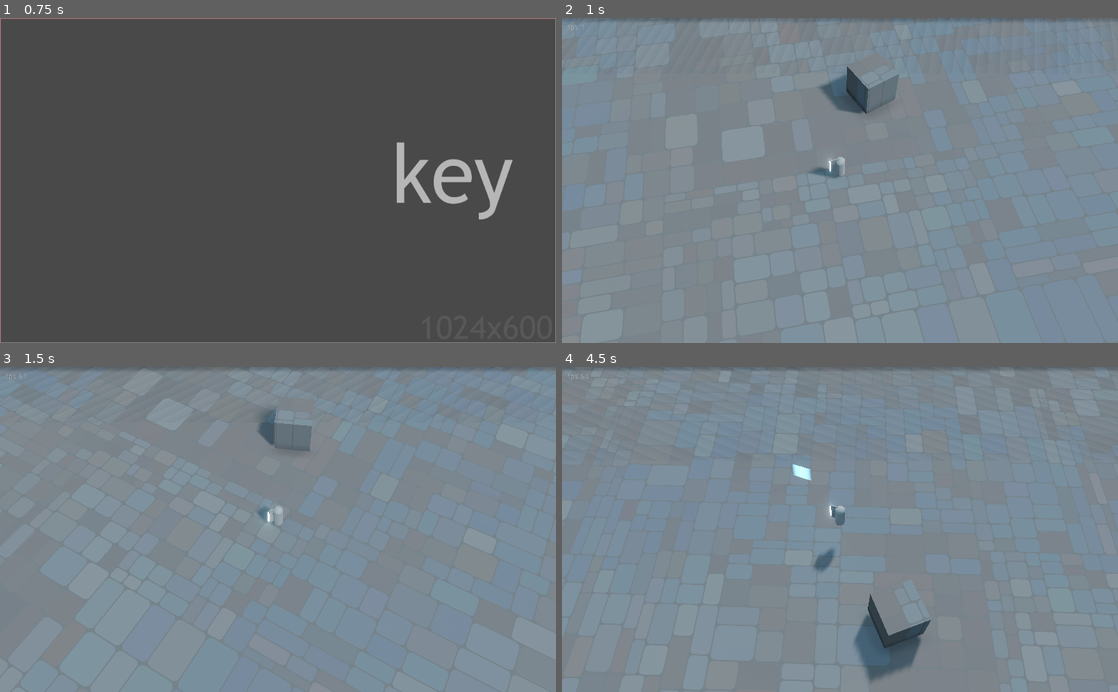
Above: before the commit, frames 1-4 (two rows, left to right).
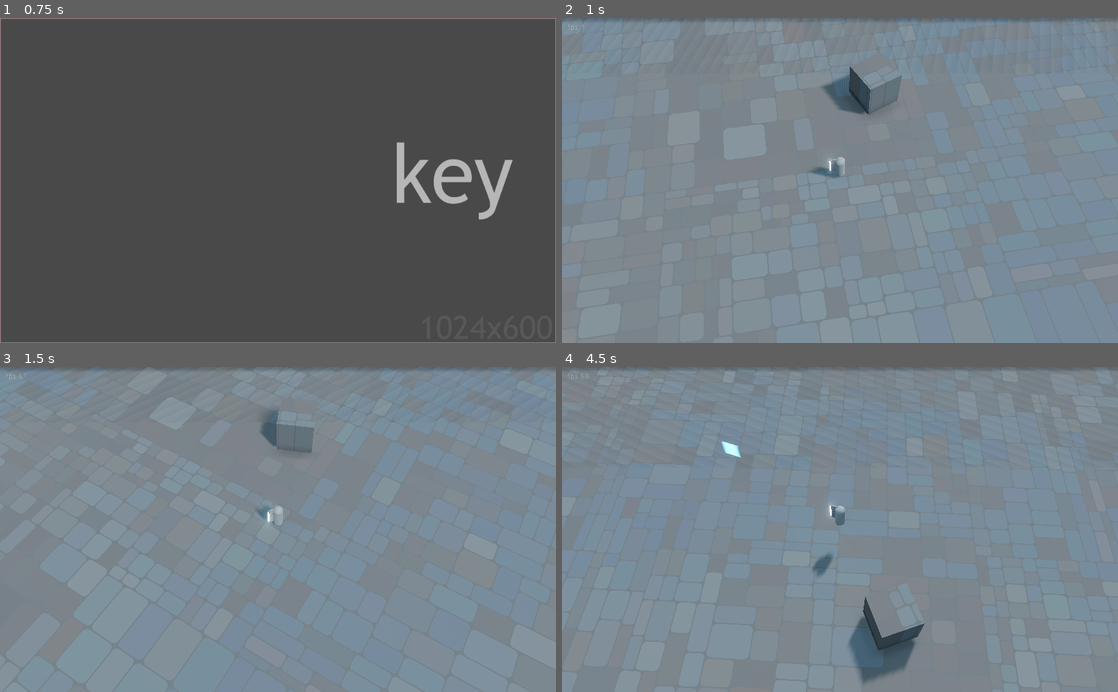
Above: after the commit, the same moments.

Repository: ioxu/key
Game: Godot game, scene res://scenes/splash.tscn
Same seed, same stepped clock (60 frames per second), same inputs: the game is played once before the commit and once after it.
Inputs (mouse positions are in pixels of both pictures, inside the frame that each line leads up to):
- Up to frame 1 (0.75 s): tap Enter at 0.5 s; move the mouse to (400, 164) at 0.52 s; hold D (move_right) from 0.53 s (still down); hold Left (camera_rotate_left) from 0.53 s (still down); click (400, 164) at 0.67 s
- Up to frame 2 (1 s): keep holding D (move_right); keep holding Left (camera_rotate_left); tap Space (jump) at 0.77 s
- Up to frame 3 (1.5 s): move the mouse to (166, 545) at 1.27 s; release D (move_right) at 1.28 s; release Left (camera_rotate_left) at 1.28 s; hold S (move_down) from 1.28 s (still down); tap Right (camera_rotate_right) at 1.35 s
- Up to frame 4 (4.5 s): tap Space (jump) at 1.52, 3.02, 3.77 s; move the mouse to (895, 458) at 2.02 s; release S (move_down) at 2.03 s; hold D (move_right) 2.03-2.78 s; click (895, 458) at 2.1 s; move the mouse to (812, 594) at 2.77 s; hold W (move_up) 2.78-3.53 s; tap Left (camera_rotate_left) at 2.85 s; click (812, 594) at 2.92 s; move the mouse to (1006, 578) at 3.52 s; hold Right (camera_rotate_right) 3.53-4.28 s; hold A (move_left) from 3.53 s (still down); move the mouse to (673, 480) at 4.27 s; click (673, 480) at 4.35 s

Frame 1 is identical in both runs. In frame 2, 0.2% of the frame differs, in the area x 1-62%, y 5-48%; in frame 3, 0.1%; in frame 4, 1.0%, in the area x 28-74%, y 5-98%.

Commit message:
rigidbody bullets, changed pule_shard to use inheritance properly

Diff:
--- a/data/weapons/pulse_shard/pulse_shader_bullet.shader
+++ b/data/weapons/pulse_shard/pulse_shader_bullet.shader
@@ -1,5 +1,5 @@
 shader_type spatial;
-render_mode blend_mix,depth_draw_opaque,cull_back,diffuse_burley,specular_schlick_ggx;
+render_mode blend_mix,depth_draw_opaque,diffuse_burley,specular_schlick_ggx,cull_back;
 uniform vec4 albedo : hint_color;
 uniform sampler2D texture_albedo : hint_albedo;
 uniform float specular;
--- a/data/weapons/pulse_shard/core.gd
+++ b/data/weapons/pulse_shard/pulse_shard.gd
@@ -1,6 +1,7 @@
-extends Node2D
+extends "res://data/weapons/weapon.gd"
 
-var activated : bool = false setget set_activated, get_activated
+
+#var activated : bool = false setget set_activated, get_activated
 var base_magazine_size := 800
 var magazine_count : = base_magazine_size
 var base_reload_speed := 0.2
@@ -9,11 +10,12 @@
 var firing_timer := Timer.new()
 var can_fire := false
 
-onready var anim_player = get_node("../AnimationPlayer")
-onready var muzzle_flash : MeshInstance = get_node("../geometry_hook/muzzle_flash")
-onready var muzzle_flash_light : OmniLight = get_node("../geometry_hook/muzzle_flash_light")
+onready var anim_player = $AnimationPlayer #get_node("../AnimationPlayer")
+onready var muzzle_flash : MeshInstance = $geometry_hook/muzzle_flash #get_node("../geometry_hook/muzzle_flash")
+onready var muzzle_flash_light : OmniLight = $geometry_hook/muzzle_flash_light #get_node("../geometry_hook/muzzle_flash_light")
 const bullet_scene = preload("res://data/weapons/pulse_shard/pulse_shard_bullet.tscn")
-onready var bullet_spawner = get_node("../bullet_spawner")
+onready var bullet_spawner = $bullet_spawner #get_node("../bullet_spawner")
+
 
 func _ready():
 	print(" - init weapon.pulse_shard")
--- a/data/weapons/pulse_shard/pulse_shard.tscn
+++ b/data/weapons/pulse_shard/pulse_shard.tscn
@@ -1,7 +1,7 @@
 [gd_scene load_steps=9 format=2]
 
 [ext_resource path="res://data/weapons/weapon.tscn" type="PackedScene" id=1]
-[ext_resource path="res://data/weapons/pulse_shard/core.gd" type="Script" id=2]
+[ext_resource path="res://data/weapons/pulse_shard/pulse_shard.gd" type="Script" id=2]
 [ext_resource path="res://data/weapons/pulse_shard/pulse_shard_bullet.tscn" type="PackedScene" id=3]
 
 [sub_resource type="SpatialMaterial" id=1]
@@ -127,18 +127,15 @@
 }
 
 [node name="pulse_shard" instance=ExtResource( 1 )]
-base_damage = 110.0
-
-[node name="core" parent="." index="0"]
 script = ExtResource( 2 )
 
-[node name="bullet_spawner" type="Spatial" parent="." index="1"]
+[node name="bullet_spawner" type="Spatial" parent="." index="0"]
 transform = Transform( 1, 0, 0, 0, 1, 0, 0, 0, 1, 0, -0.444842, 0.0947556 )
 
 [node name="pulse_shard_bullet" parent="bullet_spawner" index="0" instance=ExtResource( 3 )]
 visible = false
 
-[node name="geometry_hook" type="Spatial" parent="." index="2"]
+[node name="geometry_hook" type="Spatial" parent="." index="1"]
 
 [node name="geometry" type="MeshInstance" parent="geometry_hook" index="0"]
 transform = Transform( 1, 0, 0, 0, 1, 0, 0, 0, 1, 0, -0.444842, 0.046 )
@@ -161,7 +158,6 @@
 shadow_reverse_cull_face = true
 omni_attenuation = 2.2
 
-[node name="AnimationPlayer" type="AnimationPlayer" parent="." index="3"]
+[node name="AnimationPlayer" type="AnimationPlayer" parent="." index="2"]
 playback_speed = 6.5
 anims/muzzle_flash = SubResource( 5 )
-[connection signal="animation_finished" from="AnimationPlayer" to="core" method="_on_AnimationPlayer_animation_finished"]
--- a/data/weapons/pulse_shard/pulse_shard_bullet.gd
+++ b/data/weapons/pulse_shard/pulse_shard_bullet.gd
@@ -1,16 +1,11 @@
 extends RigidBody
 
-export(float) var projectile_speed =  4.0
+export(float) var projectile_speed =  65.0
 var hit_something = false
 
 func _ready():
 	$Area.connect("body_entered", self, "collided")
 	$free_timer.start()
-
-
-#func _process(dt):
-#	if not hit_something:
-#		translate_object_local(Vector3(0.0, 0.0, projectile_speed * dt))
 
 
 func _physics_process(delta):
@@ -22,12 +17,8 @@
 
 
 func start():
-	#self.apply_impulse(self.transform.origin - Vector3(0.0, 0.0, -3), self.global_transform.basis.z * -20)
-	#self.apply_impulse(self.transform.origin - Vector3(0.0, 0.0, -3), to_global(self.global_transform.basis.z * -40))
-	#self.apply_impulse(self.transform.origin - Vector3(0.0, 0.0, -3), Vector3(0.0, 0.0, 1.0)*30.0)
-	#self.apply_impulse(self.transform.origin - Vector3(0.0, 0.0, -3), self.global_transform.basis.z * 20)
-	#self.apply_impulse(Vector3(0.0, 0.0, -3), self.global_transform.basis.z * 2)
-	self.apply_central_impulse( self.global_transform.basis.z * 30 )
+	self.apply_central_impulse( self.global_transform.basis.z * projectile_speed )
+
 
 func collided(body):
 	if hit_something == false:
--- a/data/weapons/pulse_shard/pulse_shard_bullet.tscn
+++ b/data/weapons/pulse_shard/pulse_shard_bullet.tscn
@@ -33,7 +33,6 @@
 gravity_scale = 0.0
 continuous_cd = true
 script = ExtResource( 1 )
-projectile_speed = 65.0
 
 [node name="CollisionShape" type="CollisionShape" parent="."]
 transform = Transform( 1, 0, 0, 0, 1, 0, 0, 0, 1, 0, 0, -0.00545633 )
@@ -41,7 +40,6 @@
 
 [node name="MeshInstance" type="MeshInstance" parent="."]
 transform = Transform( 1, 0, 0, 0, 1, 0, 0, 0, 1, 0, 0, 0.00343615 )
-cast_shadow = 0
 mesh = SubResource( 3 )
 material/0 = null
 
--- a/data/weapons/weapon.gd
+++ b/data/weapons/weapon.gd
@@ -8,13 +8,8 @@
 export var activated : bool = false setget set_activated, get_activated
 
 
-func _ready():
-	if $core.has_method("init"):
-		$core.init()
-
 func set_activated(new_value: bool) -> void:
 	activated = new_value
-	$core.activated = new_value
 
 
 func get_activated() -> bool:
--- a/data/weapons/weapon.tscn
+++ b/data/weapons/weapon.tscn
@@ -7,8 +7,3 @@
 __meta__ = {
 "_editor_description_": "base weapon class"
 }
-
-[node name="core" type="Node2D" parent="."]
-__meta__ = {
-"_editor_description_": "attach wepon script here"
-}
--- a/project.godot
+++ b/project.godot
@@ -118,6 +118,10 @@
 3d_physics/layer_4="player_offense"
 3d_physics/layer_5="enemy_offense"
 
+[physics]
+
+common/physics_fps=120
+
 [rendering]
 
 quality/directional_shadow/size=8192
--- a/scenes/player/Controller.gd
+++ b/scenes/player/Controller.gd
@@ -47,7 +47,7 @@
 func _ready():
 	# avoid taking any input that is dribbled over from before the node is ready
 	set_process(false)
-	yield(get_tree().create_timer(0.5), "timeout")
+	yield(get_tree().create_timer(0.25), "timeout")
 	set_process(true)
 
 func _unhandled_input(event):
--- a/scenes/player/motion_blur_material.tres
+++ b/scenes/player/motion_blur_material.tres
@@ -6,5 +6,5 @@
 shader = ExtResource( 1 )
 shader_param/linear_velocity = Vector3( 0, 0, 0 )
 shader_param/angular_velocity = Vector3( 0, 0, 0 )
-shader_param/iteration_count = 15
+shader_param/iteration_count = 5
 shader_param/intensity = 0.5
